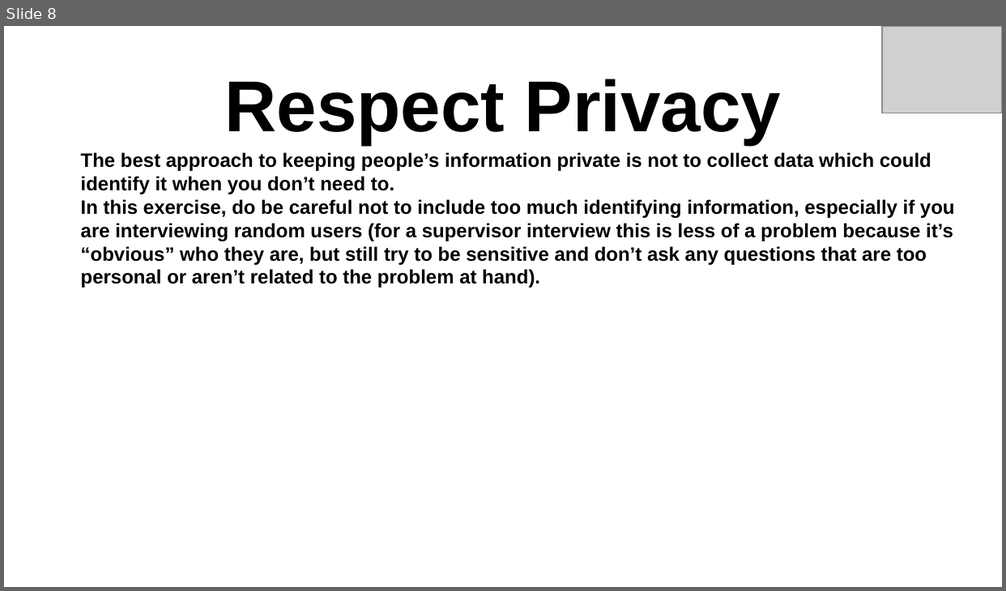
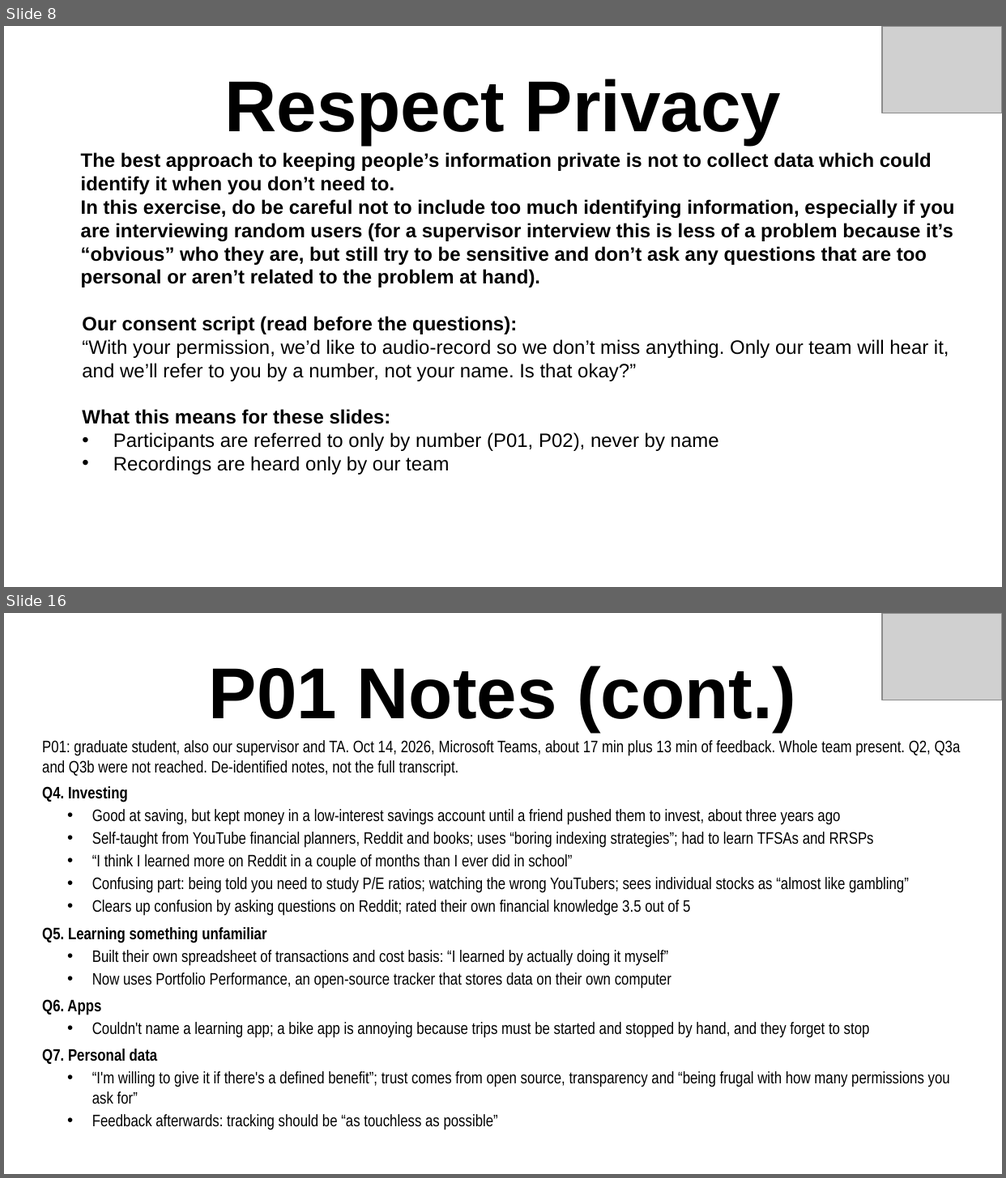
Before and after one commit to davislenover/BurnNEarn, a slide deck: docs/CDs/DesignThinking/DesignThinkingWorksheet.pptx. Shown one above the other, each under a label of ours: slide 8 before the commit, slides 8 and 16 after it; the slides between them are not shown. The pictures are 1006x591 and 1006x1178 pixels, drawn with LibreOffice and Linux fonts; fonts in the diff are those of the drawing; grey boxes stand for pictures. Boxes give left, top, right and bottom in pixels: in the first picture for what was removed or moved away, otherwise in the second. Text is boxed around its words. In the diff, an @@ line names an element or a change of style, - is before the commit and + after.

Commit message:
Finish the Design Thinking reflection and add the PDF (#278)

```diff
--- a/docs/CDs/DesignThinking/DesignThinkingWorksheet.pptx
+++ b/docs/CDs/DesignThinking/DesignThinkingWorksheet.pptx
@@ slide 16 added at bbox=[4, 613, 1002, 1174], background #FFFFFF @@
@@ picture added at bbox=[882, 613, 1002, 700] @@
@@ title added at bbox=[209, 666, 796, 731], 52 pt, text #000000, bold @@
+P01 Notes (cont.)
@@ text added at bbox=[42, 740, 961, 1131], 12 pt, text #000000 @@
+P01: graduate student, also our supervisor and TA. Oct 14, 2026, Microsoft Teams, about 17 min plus 13 min of feedback. Whole team present. Q2, Q3a and Q3b were not reached. De-identified notes, not the full transcript.
+Q4. Investing
+• Good at saving, but kept money in a low-interest savings account until a friend pushed them to invest, about three years ago
+• Self-taught from YouTube financial planners, Reddit and books; uses “boring indexing strategies”; had to learn TFSAs and RRSPs
+• “I think I learned more on Reddit in a couple of months than I ever did in school”
+• Confusing part: being told you need to study P/E ratios; watching the wrong YouTubers; sees individual stocks as “almost like gambling”
+• Clears up confusion by asking questions on Reddit; rated their own financial knowledge 3.5 out of 5
+Q5. Learning something unfamiliar
+• Built their own spreadsheet of transactions and cost basis: “I learned by actually doing it myself”
+• Now uses Portfolio Performance, an open-source tracker that stores data on their own computer
+Q6. Apps
+• Couldn't name a learning app; a bike app is annoying because trips must be started and stopped by hand, and they forget to stop
+Q7. Personal data
+• “I'm willing to give it if there's a defined benefit”; trust comes from open source, transparency and “being frugal with how many permissions you ask for”
+• Feedback afterwards: tracking should be “as touchless as possible”
@@ slide 8 changed as well @@
@@ text added at bbox=[82, 316, 949, 475], 14 pt, text #000000 @@
+Our consent script (read before the questions):
+“With your permission, we’d like to audio-record so we don’t miss anything. Only our team will hear it, and we’ll refer to you by a number, not your name. Is that okay?”
+What this means for these slides:
+• Participants are referred to only by number (P01, P02), never by name
+• Recordings are heard only by our team
```
Also in this commit, not shown: 60 other slides changed, 12 other slides added, 9 slides removed, 1 other file.
